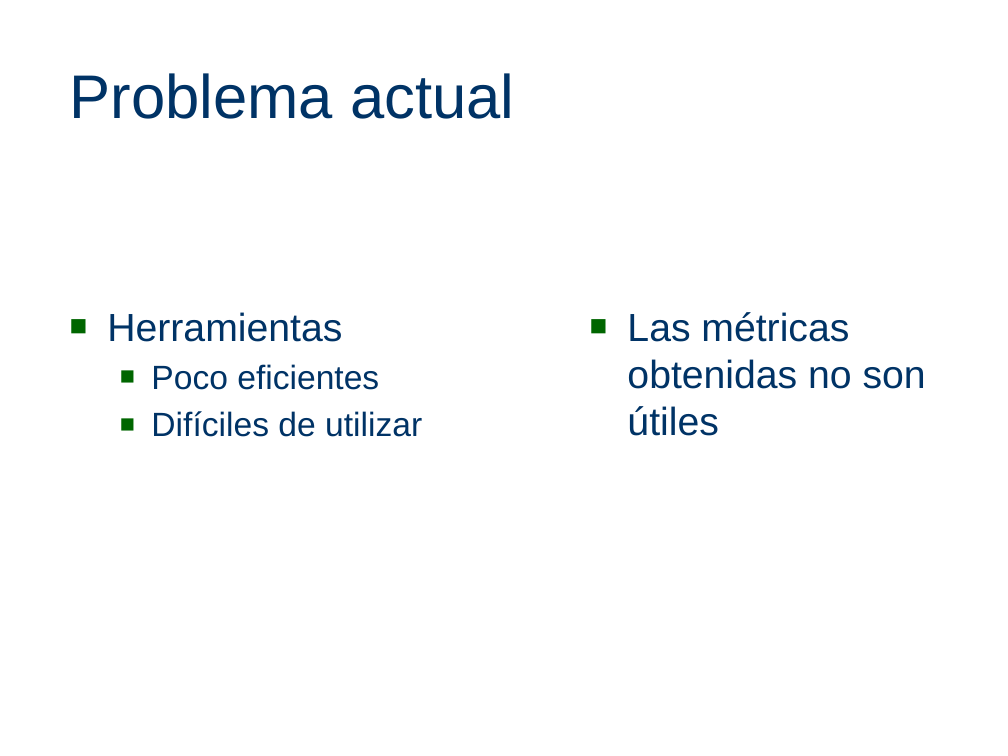
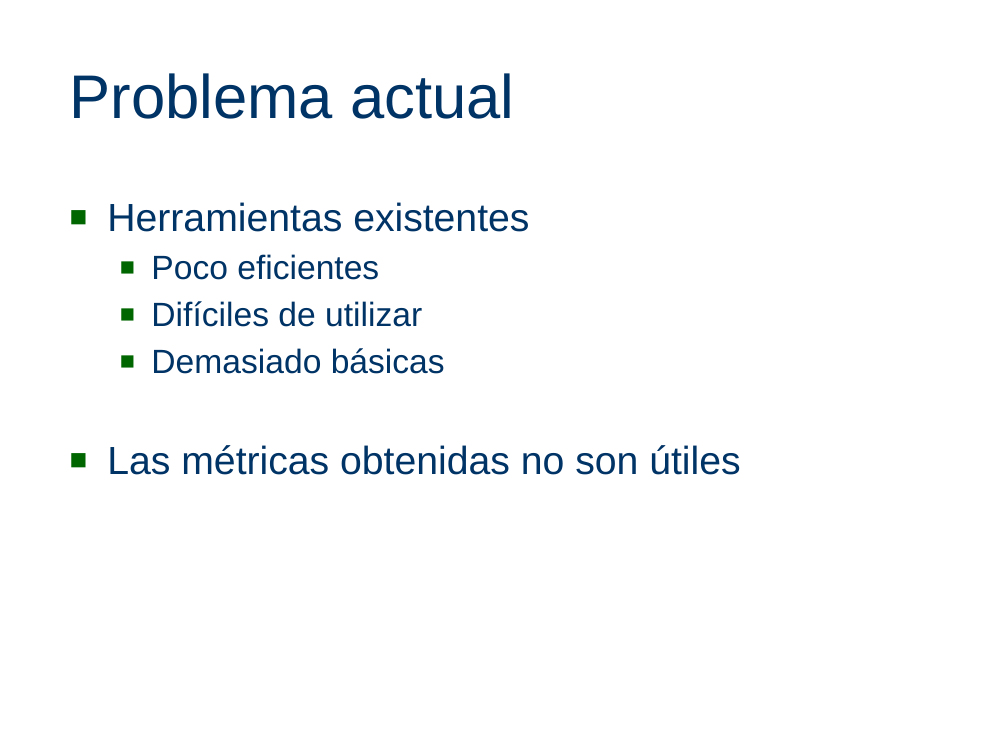
Before and after one commit to joshishimla99/tempore, a slide deck: slide 4 of docs/PresentacionFebrero2011/PresentacionFebrero2011Tempore.pptx (slide 3 before the commit). Drawn at 1008x756 pixels with LibreOffice and Linux fonts; fonts in the diff are those of the drawing; background and template pictures are left out. Boxes give left, top, right and bottom in pixels: in the first picture for what was removed or moved away, otherwise in the second. Text is boxed around its words. In the diff, an @@ line names an element or a change of style, - is before the commit and + after.

Commit message:
Actualizacion de ppt. No es final

```diff
--- a/docs/PresentacionFebrero2011/PresentacionFebrero2011Tempore.pptx
+++ b/docs/PresentacionFebrero2011/PresentacionFebrero2011Tempore.pptx
@@ text at bbox=[107, 202, 529, 232]: text changed @@
-■ Herramientas
+■ Herramientas existentes
@@ text removed at bbox=[627, 312, 926, 436] @@
-■ Las métricas obtenidas no son útiles
@@ text at bbox=[107, 348, 740, 475]: paragraphs added @@
+  ■ Demasiado básicas
+■ Las métricas obtenidas no son útiles
```
Also in this commit, not shown: 5 other slides changed, 1 slide added, 1 slide removed.
